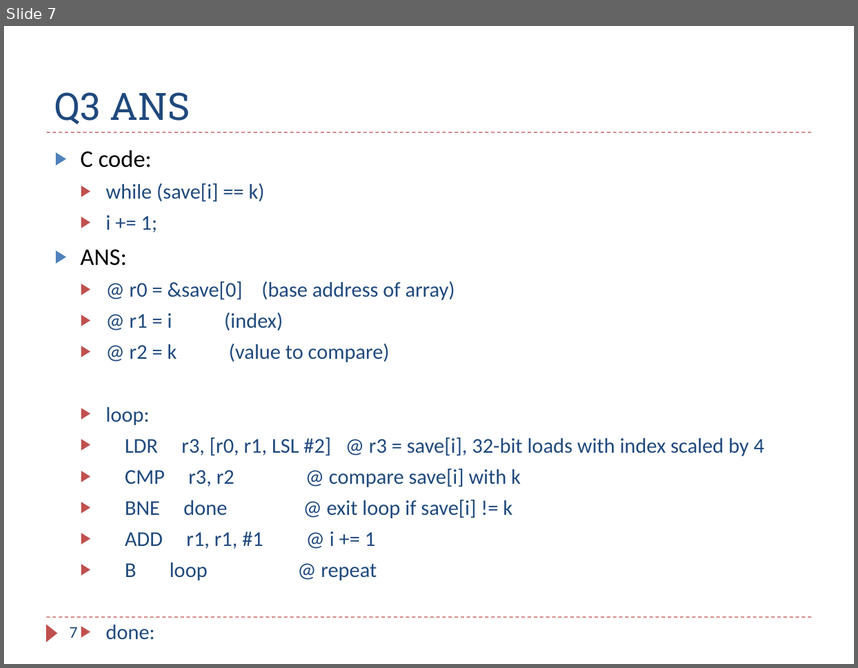
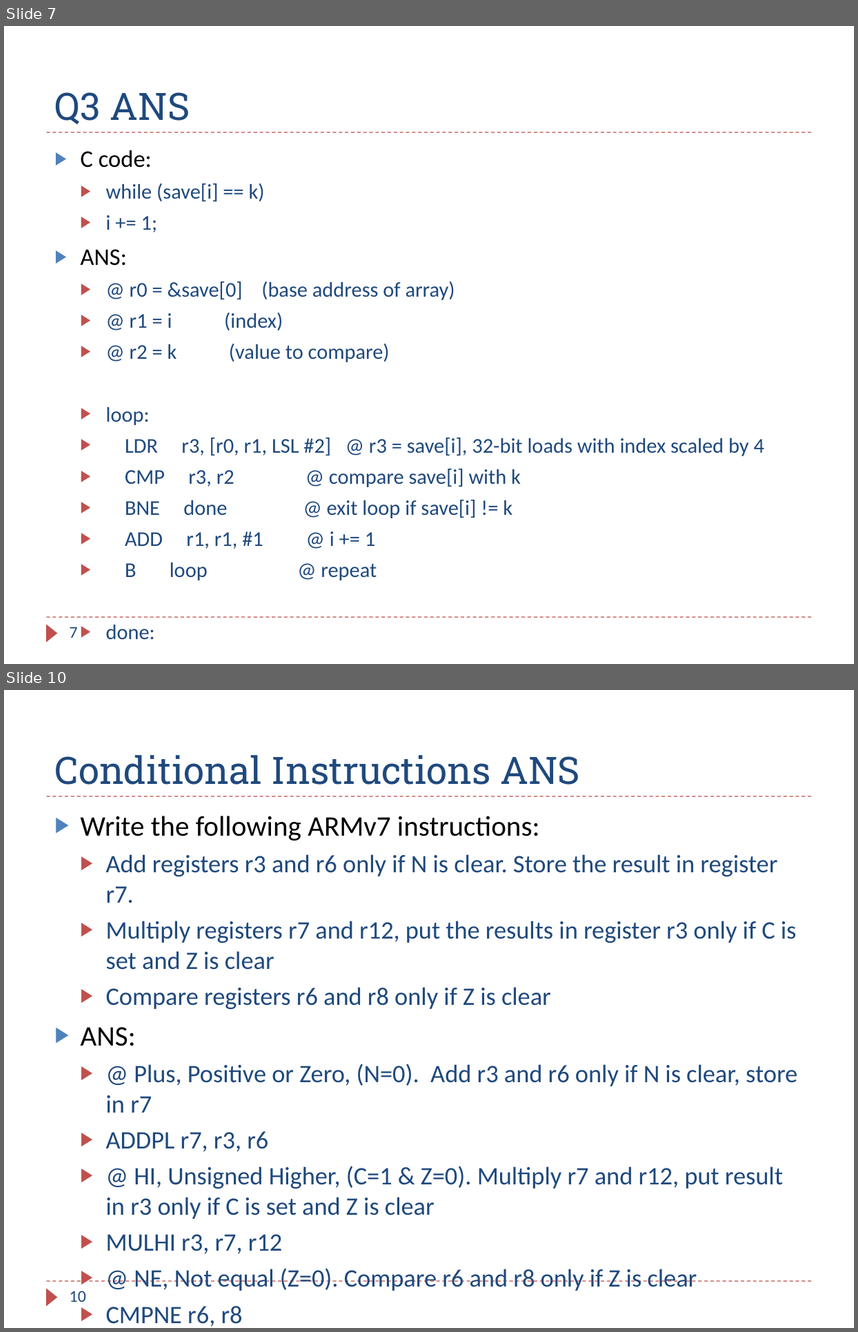
Before and after one commit to guhofstra/CSC111Fa25, a slide deck: PPTs/Ch6_ARM_Flow_Control_Exercises_ANS.pptx. Shown one above the other, each under a label of ours: slide 7 before the commit, slides 7 and 10 after it; the slides between them are not shown. The pictures are 858x668 and 858x1332 pixels, drawn with LibreOffice and Linux fonts; fonts in the diff are those of the drawing. Boxes give left, top, right and bottom in pixels: in the first picture for what was removed or moved away, otherwise in the second. Text is boxed around its words. In the diff, an @@ line names an element or a change of style, - is before the commit and + after.

```diff
--- a/PPTs/Ch6_ARM_Flow_Control_Exercises_ANS.pptx
+++ b/PPTs/Ch6_ARM_Flow_Control_Exercises_ANS.pptx
@@ slide 10 added at [4,690,854,1328], background #FFFFFF; not listed: 3 template elements that a slide beside it also shows @@
@@ title added at [55,755,580,785], 32 pt, text #1F497D @@
+Conditional Instructions ANS
@@ text added at [81,816,797,1326], 21.3 pt, text #1F497D @@
+▶ Write the following ARMv7 instructions:
+  ▶ Add registers r3 and r6 only if N is clear. Store the result in register r7.
+  ▶ Multiply registers r7 and r12, put the results in register r3 only if C is set and Z is clear
+  ▶ Compare registers r6 and r8 only if Z is clear
+▶ ANS:
+  ▶ @ Plus, Positive or Zero, (N=0). Add r3 and r6 only if N is clear, store in r7
+  ▶ ADDPL r7, r3, r6
+  ▶ @ HI, Unsigned Higher, (C=1 & Z=0). Multiply r7 and r12, put result in r3 only if C is set and Z is clear
+  ▶ MULHI r3, r7, r12
+  ▶ @ NE, Not equal (Z=0). Compare r6 and r8 only if Z is clear
+  ▶ CMPNE r6, r8
@@ page number added at [70,1290,86,1301], 14 pt, text #1F497D @@
+10
```
Also in this commit, not shown: 8 other slides added, 25 other files.
